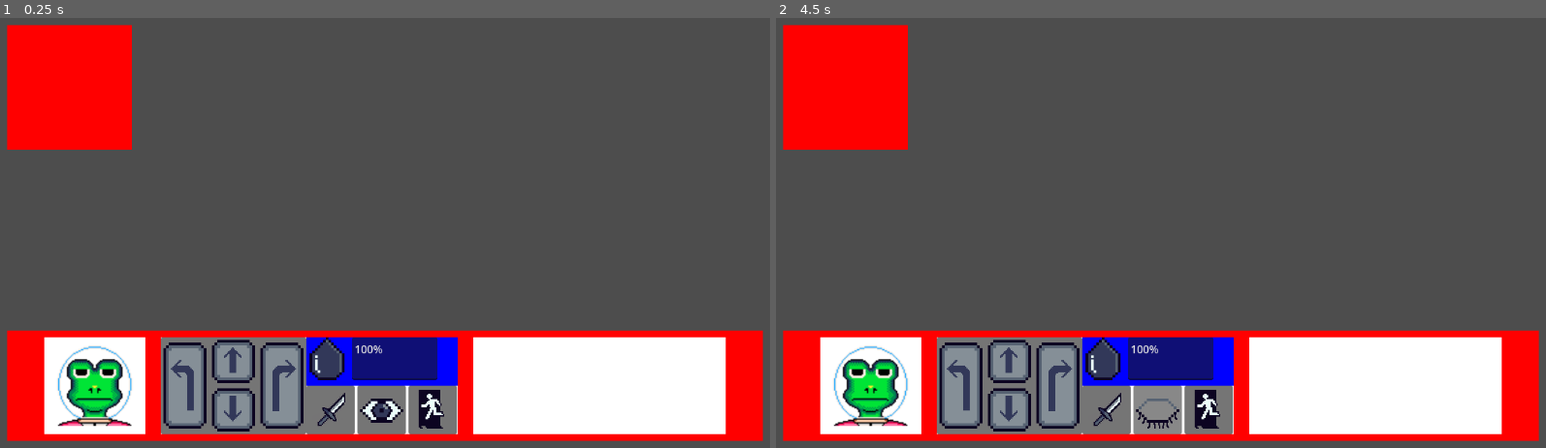
Above: before the commit, frames 1-2 (left to right).
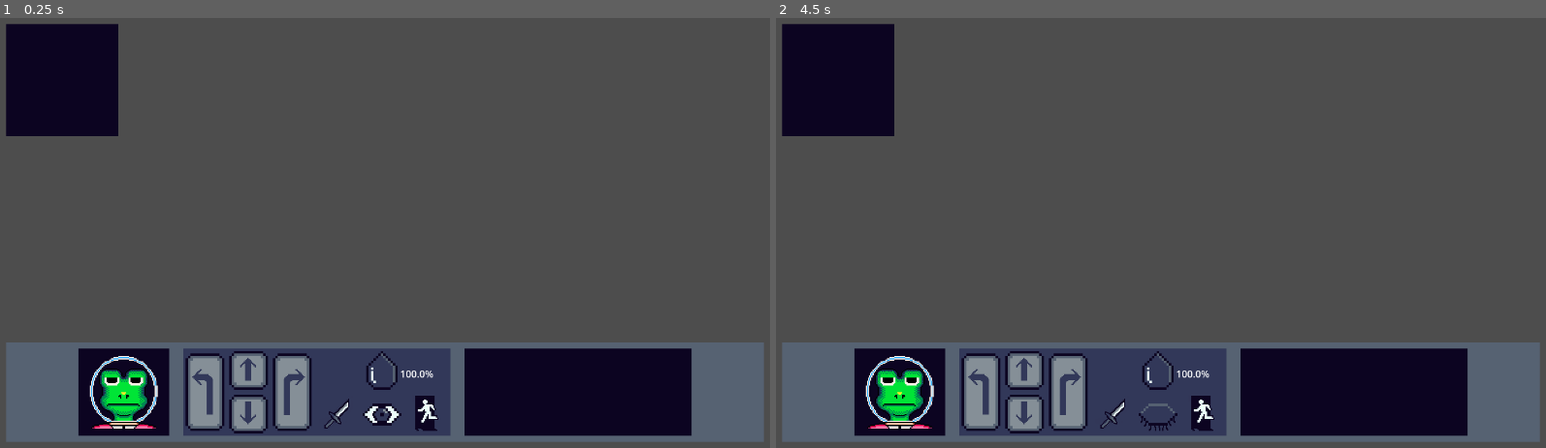
Above: after the commit, the same moments.

Repository: i-ahumada/tearless
Game: Godot game, scene res://Scenes/GameController/game_controller.tscn
The game is run twice, just before and just after one commit, with the same random seed, the same clock (stepped at 60 frames per second) and the same inputs. The project has no main scene, so this scene is started directly.
Inputs (mouse positions are in pixels of both pictures, inside the frame that each line leads up to; where the layout moved, square brackets give the same spot in the first picture):
- Up to frame 1 (0.25 s): no input
- Up to frame 2 (4.5 s): click (983, 392) [960, 387] at 0.5 s; click (1022, 370) [1007, 362] at 1.25 s; click (1022, 413) [1007, 409] at 2 s; click (1068, 392) [1060, 387] at 2.75 s; click (1114, 413) [1107, 409] at 3.5 s; click (1161, 413) [1161, 409] at 4.25 s

The runs differ from the first frame. In frame 1, 29% of the frame differs, in the area x 0-100%, y 1-99%; in frame 2, 29%.
Error after the commit: Assertion failed: ERROR: Impossible movement (res://Scripts/GameController/MapGraph/map_graph.gd:25)

Commit message:
feat: connected directions to game controller, changed HUD node type to CanvasLayer

Diff:
--- a/Maps/map_test.json
+++ b/Maps/map_test.json
@@ -63,8 +63,20 @@
 		"directions": {
 			"LEFT": "START",
 			"RIGHT": null,
+			"UP": "EXIT",
+			"DOWN": null
+		}
+	},
+	"EXIT": {
+		"id": 99,
+		"type": "NEXT_LEVEL",
+		"state": "MOVEMENT",
+		"visited": false,
+		"directions": {
+			"LEFT": null,
+			"RIGHT": null,
 			"UP": null,
-			"DOWN": null
+			"DOWN": "room_4"
 		}
 	}
 }
--- a/Scenes/GameController/game_controller.tscn
+++ b/Scenes/GameController/game_controller.tscn
@@ -11,7 +11,9 @@
 anchors_preset = 0
 anchor_right = 0.0
 anchor_bottom = 0.0
-offset_right = 1152.0
-offset_bottom = 648.0
+offset_right = 1280.0
+offset_bottom = 720.0
 grow_horizontal = 1
 grow_vertical = 1
+
+[connection signal="direction_button_clicked" from="HUD" to="." method="_on_direction_button_clicked"]
--- a/Scenes/HUD/CharacterInfo/character_info.tscn
+++ b/Scenes/HUD/CharacterInfo/character_info.tscn
@@ -1,5 +1,6 @@
 [gd_scene format=3 uid="uid://rnh2kfq67khr"]
 
+[ext_resource type="Script" uid="uid://v3k6meq4s61m" path="res://Scripts/HUD/CharacterInfo/character_info.gd" id="1_fwhei"]
 [ext_resource type="Texture2D" uid="uid://dbsgmovmc45no" path="res://Sprites/Characters/Frog/hud_frog_normal.png" id="1_l2p0j"]
 [ext_resource type="Script" uid="uid://dcsmkuqg7gtmc" path="res://Scripts/HUD/direction_button.gd" id="2_e8nk2"]
 [ext_resource type="Texture2D" uid="uid://cdqm27k87vo2b" path="res://Sprites/Buttons/left_button.png" id="2_xyrle"]
@@ -13,7 +14,6 @@
 [ext_resource type="Texture2D" uid="uid://b1lutucq8xhr2" path="res://Sprites/Life/tear.png" id="11_12jr7"]
 [ext_resource type="Texture2D" uid="uid://b6h8uqupbopo2" path="res://Sprites/Life/tear_base.png" id="11_j51ka"]
 [ext_resource type="Texture2D" uid="uid://bj8cj2pxrfxy8" path="res://Sprites/Skills/knife.png" id="12_1l4w7"]
-[ext_resource type="Script" uid="uid://cdo5cpr8uhtl4" path="res://Scripts/HUD/tears_life_text.gd" id="12_ahs3g"]
 [ext_resource type="Script" uid="uid://k23t4j82pf38" path="res://Scripts/HUD/skill_button.gd" id="13_1l4w7"]
 [ext_resource type="Texture2D" uid="uid://dck01uhk81gyf" path="res://Sprites/Skills/eye_opened.png" id="13_1lr76"]
 [ext_resource type="Script" uid="uid://b0s4qdebb2x6q" path="res://Scripts/HUD/tear_bar.gd" id="13_6wyhd"]
@@ -21,12 +21,12 @@
 [ext_resource type="Script" uid="uid://bg1i5talxfhl3" path="res://Scripts/HUD/eye_skill_button.gd" id="15_0huw1"]
 [ext_resource type="Texture2D" uid="uid://dfr8wiyurfwwr" path="res://Sprites/Skills/eye_closed.png" id="15_1lr76"]
 
-[node name="CharacterInfo" type="MarginContainer" unique_id=1581931985]
+[node name="CharacterInfo" type="MarginContainer" unique_id=1581931985 node_paths=PackedStringArray("tearComponent", "tearPercentage")]
 anchors_preset = 12
 anchor_top = 1.0
 anchor_right = 1.0
 anchor_bottom = 1.0
-offset_top = -150.0
+offset_top = -184.0
 grow_horizontal = 2
 grow_vertical = 0
 pivot_offset_ratio = Vector2(0, 1)
@@ -34,10 +34,13 @@
 theme_override_constants/margin_top = 5
 theme_override_constants/margin_right = 15
 theme_override_constants/margin_bottom = 15
+script = ExtResource("1_fwhei")
+tearComponent = NodePath("MarginContainer/HBoxContainer/SkillsAndMovement/HBoxContainer/SkillsContainer/VBoxContainer/TearsLife/TearBar")
+tearPercentage = NodePath("MarginContainer/HBoxContainer/SkillsAndMovement/HBoxContainer/SkillsContainer/VBoxContainer/TearsLife/TearBar/TearText")
 
 [node name="ColorRect" type="ColorRect" parent="." unique_id=485152673]
 layout_mode = 2
-color = Color(1, 0, 0, 1)
+color = Color(0.3372549, 0.38431373, 0.44705883, 1)
 
 [node name="MarginContainer" type="MarginContainer" parent="." unique_id=1980005865]
 layout_mode = 2
@@ -58,6 +61,7 @@
 
 [node name="ColorRect" type="ColorRect" parent="MarginContainer/HBoxContainer/CharacterPictureContainer" unique_id=1150617996]
 layout_mode = 2
+color = Color(0.047058824, 0.015686275, 0.12941177, 1)
 
 [node name="CharacterPicture" type="TextureRect" parent="MarginContainer/HBoxContainer/CharacterPictureContainer" unique_id=2077735813]
 custom_minimum_size = Vector2(0, 120)
@@ -70,9 +74,6 @@
 custom_minimum_size = Vector2(330, 0)
 layout_mode = 2
 
-[node name="ColorRect" type="ColorRect" parent="MarginContainer/HBoxContainer/SkillsAndMovement" unique_id=275904040]
-layout_mode = 2
-
 [node name="HBoxContainer" type="HBoxContainer" parent="MarginContainer/HBoxContainer/SkillsAndMovement" unique_id=1078012354]
 layout_mode = 2
 theme_override_constants/separation = 0
@@ -80,6 +81,10 @@
 [node name="MovementContainer" type="PanelContainer" parent="MarginContainer/HBoxContainer/SkillsAndMovement/HBoxContainer" unique_id=718702560]
 custom_minimum_size = Vector2(215, 0)
 layout_mode = 2
+
+[node name="ColorRect" type="ColorRect" parent="MarginContainer/HBoxContainer/SkillsAndMovement/HBoxContainer/MovementContainer" unique_id=275904040]
+layout_mode = 2
+color = Color(0.19607843, 0.21960784, 0.34901962, 1)
 
 [node name="HBoxContainer" type="HBoxContainer" parent="MarginContainer/HBoxContainer/SkillsAndMovement/HBoxContainer/MovementContainer" unique_id=1300000919]
 layout_mode = 2
@@ -144,29 +149,41 @@
 [node name="TearsLife" type="ColorRect" parent="MarginContainer/HBoxContainer/SkillsAndMovement/HBoxContainer/SkillsContainer/VBoxContainer" unique_id=905975518]
 custom_minimum_size = Vector2(0, 72)
 layout_mode = 2
-color = Color(0, 0, 1, 1)
-
-[node name="HBoxContainer" type="HBoxContainer" parent="MarginContainer/HBoxContainer/SkillsAndMovement/HBoxContainer/SkillsContainer/VBoxContainer/TearsLife" unique_id=1196274677]
-layout_mode = 0
-offset_right = 40.0
-offset_bottom = 40.0
-
-[node name="TearBar" type="TextureProgressBar" parent="MarginContainer/HBoxContainer/SkillsAndMovement/HBoxContainer/SkillsContainer/VBoxContainer/TearsLife/HBoxContainer" unique_id=1626037853]
-layout_mode = 2
+color = Color(0.19607843, 0.21960784, 0.34901962, 1)
+
+[node name="TearBar" type="TextureProgressBar" parent="MarginContainer/HBoxContainer/SkillsAndMovement/HBoxContainer/SkillsContainer/VBoxContainer/TearsLife" unique_id=1626037853]
+layout_mode = 1
+anchors_preset = 8
+anchor_left = 0.5
+anchor_top = 0.5
+anchor_right = 0.5
+anchor_bottom = 0.5
+offset_left = -32.0
+offset_top = -32.0
+offset_right = 32.0
+offset_bottom = 32.0
+grow_horizontal = 2
+grow_vertical = 2
 value = 100.0
 fill_mode = 3
 texture_under = ExtResource("11_j51ka")
 texture_progress = ExtResource("11_12jr7")
 script = ExtResource("13_6wyhd")
 
-[node name="TearLifeText" type="TextEdit" parent="MarginContainer/HBoxContainer/SkillsAndMovement/HBoxContainer/SkillsContainer/VBoxContainer/TearsLife/HBoxContainer" unique_id=363165388]
-custom_minimum_size = Vector2(127, 0)
-layout_mode = 2
-script = ExtResource("12_ahs3g")
+[node name="TearText" type="Label" parent="MarginContainer/HBoxContainer/SkillsAndMovement/HBoxContainer/SkillsContainer/VBoxContainer/TearsLife/TearBar" unique_id=2007933927]
+layout_mode = 0
+offset_left = 60.5
+offset_top = 26.0
+offset_right = 102.5
+offset_bottom = 49.0
+text = "100%"
+horizontal_alignment = 1
+vertical_alignment = 1
 
 [node name="SkillBottom" type="ColorRect" parent="MarginContainer/HBoxContainer/SkillsAndMovement/HBoxContainer/SkillsContainer/VBoxContainer" unique_id=71495343]
 custom_minimum_size = Vector2(0, 72)
 layout_mode = 2
+color = Color(0.19607843, 0.21960784, 0.34901962, 1)
 
 [node name="HBoxContainer" type="HBoxContainer" parent="MarginContainer/HBoxContainer/SkillsAndMovement/HBoxContainer/SkillsContainer/VBoxContainer/SkillBottom" unique_id=247119970]
 layout_mode = 0
@@ -176,6 +193,7 @@
 [node name="Knife" type="Button" parent="MarginContainer/HBoxContainer/SkillsAndMovement/HBoxContainer/SkillsContainer/VBoxContainer/SkillBottom/HBoxContainer" unique_id=2130701077]
 layout_mode = 2
 icon = ExtResource("12_1l4w7")
+flat = true
 script = ExtResource("13_1l4w7")
 skill = 0
 metadata/_custom_type_script = "uid://k23t4j82pf38"
@@ -183,6 +201,7 @@
 [node name="Eye" type="Button" parent="MarginContainer/HBoxContainer/SkillsAndMovement/HBoxContainer/SkillsContainer/VBoxContainer/SkillBottom/HBoxContainer" unique_id=1457983990]
 layout_mode = 2
 icon = ExtResource("13_1lr76")
+flat = true
 script = ExtResource("15_0huw1")
 opened_eye = ExtResource("13_1lr76")
 closed_eye = ExtResource("15_1lr76")
@@ -192,6 +211,7 @@
 [node name="Scape" type="Button" parent="MarginContainer/HBoxContainer/SkillsAndMovement/HBoxContainer/SkillsContainer/VBoxContainer/SkillBottom/HBoxContainer" unique_id=1758978031]
 layout_mode = 2
 icon = ExtResource("14_0huw1")
+flat = true
 script = ExtResource("13_1l4w7")
 skill = 2
 metadata/_custom_type_script = "uid://k23t4j82pf38"
@@ -202,13 +222,17 @@
 
 [node name="ColorRect" type="ColorRect" parent="MarginContainer/HBoxContainer/ItemContainer" unique_id=661725496]
 layout_mode = 2
-
+color = Color(0.047058824, 0.015686275, 0.12941177, 1)
+
+[connection signal="button_change_room" from="MarginContainer/HBoxContainer/SkillsAndMovement/HBoxContainer/MovementContainer/HBoxContainer/Left" to="." method="_on_button_change_room"]
 [connection signal="button_down" from="MarginContainer/HBoxContainer/SkillsAndMovement/HBoxContainer/MovementContainer/HBoxContainer/Left" to="MarginContainer/HBoxContainer/SkillsAndMovement/HBoxContainer/MovementContainer/HBoxContainer/Left" method="_on_button_down"]
+[connection signal="button_change_room" from="MarginContainer/HBoxContainer/SkillsAndMovement/HBoxContainer/MovementContainer/HBoxContainer/VBoxContainer/Up" to="." method="_on_button_change_room"]
 [connection signal="button_down" from="MarginContainer/HBoxContainer/SkillsAndMovement/HBoxContainer/MovementContainer/HBoxContainer/VBoxContainer/Up" to="MarginContainer/HBoxContainer/SkillsAndMovement/HBoxContainer/MovementContainer/HBoxContainer/VBoxContainer/Up" method="_on_button_down"]
+[connection signal="button_change_room" from="MarginContainer/HBoxContainer/SkillsAndMovement/HBoxContainer/MovementContainer/HBoxContainer/VBoxContainer/Down" to="." method="_on_button_change_room"]
 [connection signal="button_down" from="MarginContainer/HBoxContainer/SkillsAndMovement/HBoxContainer/MovementContainer/HBoxContainer/VBoxContainer/Down" to="MarginContainer/HBoxContainer/SkillsAndMovement/HBoxContainer/MovementContainer/HBoxContainer/VBoxContainer/Down" method="_on_button_down"]
+[connection signal="button_change_room" from="MarginContainer/HBoxContainer/SkillsAndMovement/HBoxContainer/MovementContainer/HBoxContainer/Right" to="." method="_on_button_change_room"]
 [connection signal="button_down" from="MarginContainer/HBoxContainer/SkillsAndMovement/HBoxContainer/MovementContainer/HBoxContainer/Right" to="MarginContainer/HBoxContainer/SkillsAndMovement/HBoxContainer/MovementContainer/HBoxContainer/Right" method="_on_button_down"]
-[connection signal="value_changed" from="MarginContainer/HBoxContainer/SkillsAndMovement/HBoxContainer/SkillsContainer/VBoxContainer/TearsLife/HBoxContainer/TearBar" to="MarginContainer/HBoxContainer/SkillsAndMovement/HBoxContainer/SkillsContainer/VBoxContainer/TearsLife/HBoxContainer/TearBar" method="_on_value_changed"]
-[connection signal="text_changed" from="MarginContainer/HBoxContainer/SkillsAndMovement/HBoxContainer/SkillsContainer/VBoxContainer/TearsLife/HBoxContainer/TearLifeText" to="MarginContainer/HBoxContainer/SkillsAndMovement/HBoxContainer/SkillsContainer/VBoxContainer/TearsLife/HBoxContainer/TearLifeText" method="_on_text_changed"]
+[connection signal="value_changed" from="MarginContainer/HBoxContainer/SkillsAndMovement/HBoxContainer/SkillsContainer/VBoxContainer/TearsLife/TearBar" to="MarginContainer/HBoxContainer/SkillsAndMovement/HBoxContainer/SkillsContainer/VBoxContainer/TearsLife/TearBar" method="_on_value_changed"]
 [connection signal="button_down" from="MarginContainer/HBoxContainer/SkillsAndMovement/HBoxContainer/SkillsContainer/VB …(199 unchanged characters)…
 [connection signal="button_down" from="MarginContainer/HBoxContainer/SkillsAndMovement/HBoxContainer/SkillsContainer/VB …(195 unchanged characters)…
 [connection signal="pressed" from="MarginContainer/HBoxContainer/SkillsAndMovement/HBoxContainer/SkillsContainer/VBoxCo …(187 unchanged characters)…
--- a/Scenes/HUD/MiniMap/mini_map.tscn
+++ b/Scenes/HUD/MiniMap/mini_map.tscn
@@ -1,12 +1,14 @@
 [gd_scene format=3 uid="uid://byp3rc0gqa66o"]
 
+[ext_resource type="Script" uid="uid://bdrghf81py6d2" path="res://Scenes/HUD/MiniMap/mini_map_container.gd" id="1_s3ec2"]
+
 [node name="MiniMap" type="MarginContainer" unique_id=573718819]
-custom_minimum_size = Vector2(200, 200)
-offset_right = 40.0
-offset_bottom = 40.0
+offset_right = 200.0
+offset_bottom = 200.0
 theme_override_constants/margin_left = 15
 theme_override_constants/margin_top = 15
+script = ExtResource("1_s3ec2")
 
 [node name="ColorRect" type="ColorRect" parent="." unique_id=149766274]
 layout_mode = 2
-color = Color(1, 0, 0, 1)
+color = Color(0.047058824, 0.015686275, 0.12941177, 1)
--- /dev/null
+++ b/Scenes/HUD/MiniMap/mini_map_container.gd
@@ -0,0 +1,4 @@
+extends MarginContainer
+
+func update():
+	pass
--- a/Scenes/HUD/hud.tscn
+++ b/Scenes/HUD/hud.tscn
@@ -2,19 +2,14 @@
 
 [ext_resource type="PackedScene" uid="uid://byp3rc0gqa66o" path="res://Scenes/HUD/MiniMap/mini_map.tscn" id="1_5aai8"]
 [ext_resource type="PackedScene" uid="uid://rnh2kfq67khr" path="res://Scenes/HUD/CharacterInfo/character_info.tscn" id="1_33i1w"]
+[ext_resource type="Script" uid="uid://bgtmiqs7aohej" path="res://Scripts/HUD/hud.gd" id="1_a56j6"]
 
-[node name="HUD" type="Control" unique_id=457467768]
-layout_mode = 3
-anchors_preset = 15
-anchor_right = 1.0
-anchor_bottom = 1.0
-grow_horizontal = 2
-grow_vertical = 2
+[node name="HUD" type="CanvasLayer" unique_id=105874555]
+script = ExtResource("1_a56j6")
 
 [node name="MiniMap" parent="." unique_id=573718819 instance=ExtResource("1_5aai8")]
-layout_mode = 0
-offset_right = 200.0
-offset_bottom = 200.0
+custom_minimum_size = Vector2(50, 50)
 
 [node name="CharacterInfo" parent="." unique_id=1581931985 instance=ExtResource("1_33i1w")]
-layout_mode = 1
+
+[connection signal="direction_button_clicked" from="CharacterInfo" to="." method="_on_character_info_direction_button_clicked"]
--- a/Scripts/GameController/MapGraph/map_graph.gd
+++ b/Scripts/GameController/MapGraph/map_graph.gd
@@ -17,8 +17,14 @@
 
 func move_direction(direction: GameEnums.Directions)-> void:
 	assert(current_node.node_directions[direction] != null, "ERROR: Impossible movement")
+
 	current_node = current_node.node_directions[direction]
 	current_node.visited = true
+
+func peek_next(direction: GameEnums.Directions)-> GameEnums.NodeType:
+	assert(current_node.node_directions[direction] != null, "ERROR: Impossible movement")
+
+	return current_node.node_directions[direction].type
 
 func _load_map(map_path: String)-> Dictionary:
 	if !FileAccess.file_exists(map_path):
--- a/Scripts/GameController/MapGraph/map_node.gd
+++ b/Scripts/GameController/MapGraph/map_node.gd
@@ -6,7 +6,7 @@
 var id: int = -1
 var visited: bool = false
 var state: GameEnums.NodeState
-var node_directions = {
+var node_directions: Dictionary[GameEnums.Directions,MapNode] = {
 	GameEnums.Directions.LEFT: null,
 	GameEnums.Directions.RIGHT: null,
 	GameEnums.Directions.UP: null,
--- a/Scripts/GameController/game_controller.gd
+++ b/Scripts/GameController/game_controller.gd
@@ -14,20 +14,14 @@
 
 func _ready():
 	mapGraph = MapGraph.new(starting_map_route)
-	mapGraph.move_direction(GameEnums.Directions.UP)
-	print(mapGraph.current_node.id)
-	mapGraph.move_direction(GameEnums.Directions.DOWN)
-	print(mapGraph.current_node.id)
-	mapGraph.move_direction(GameEnums.Directions.RIGHT)
-	print(mapGraph.current_node.id)
-	mapGraph.move_direction(GameEnums.Directions.LEFT)
-	print(mapGraph.current_node.id)
 
-# _on_direction_button_clicked(direction: DirectionEnum):
-	# if (current_node.peek_next(direction) == NodeType.NEXT_LEVEL):
-		# _next_level(direction)
-	# else
-		# _next_room(direction)
+func _on_direction_button_clicked(direction: GameEnums.Directions):
+	if (mapGraph.peek_next(direction) == GameEnums.NodeType.NEXT_LEVEL):
+		print("next level: ", mapGraph.current_node.id)
+		# _next_level
+	else:
+		mapGraph.move_direction(direction) # sacar cuando se implemente _next_room()
+		# _next_room()
 
 # _next_room -> avanzar en el mapa
 	# mapGraph.move_direction(direction)
@@ -46,4 +40,3 @@
 # _load_room(room_data: RoomData):
 	# avisa el cambio al RoomContainer. RoomContainer.change_room(room_data)
 	# actualiza el mapa
-	# envia de vuelta al hud para el minimapa?
--- /dev/null
+++ b/Scripts/HUD/CharacterInfo/character_info.gd
@@ -0,0 +1,17 @@
+extends MarginContainer
+
+
+signal direction_button_clicked(direction: GameEnums.Directions)
+
+@export var tearComponent: TextureProgressBar
+@export var tearPercentage: Label
+
+func _ready():
+	update_life(100.0)
+
+func update_life(percentage: float):
+	tearComponent.value = percentage
+	tearPercentage.text = str(percentage)+"%"
+
+func _on_button_change_room(direction: GameEnums.Directions):
+	direction_button_clicked.emit(direction)
--- /dev/null
+++ b/Scripts/HUD/MiniMap/mini_map.gd
@@ -0,0 +1 @@
+extends MarginContainer
--- a/Scripts/HUD/direction_button.gd
+++ b/Scripts/HUD/direction_button.gd
@@ -24,4 +24,3 @@
 func _on_button_down():
 	assert(direction != GameEnums.Directions.NONE)
 	button_change_room.emit(direction)
-	print("direction emitted: ", direction)
--- /dev/null
+++ b/Scripts/HUD/hud.gd
@@ -0,0 +1,6 @@
+extends CanvasLayer
+
+signal direction_button_clicked(direction: GameEnums.Directions)
+
+func _on_character_info_direction_button_clicked(direction):
+	direction_button_clicked.emit(direction)
--- a/Scripts/HUD/tears_life_text.gd
+++ b/Scripts/HUD/tears_life_text.gd
@@ -1,8 +1,8 @@
 extends TextEdit
 
 # Called when the node enters the scene tree for the first time.
-func _ready() -> void:
-	text = "100%"
-
-func _on_text_changed(new_percent:String) -> void:
-	text = new_percent
+# func _ready() -> void:
+# 	text = "100%"
+#
+# func _on_text_changed(new_percent:String) -> void:
+# 	text = new_percent
--- a/project.godot
+++ b/project.godot
@@ -16,6 +16,8 @@
 
 [display]
 
+window/size/viewport_width=1280
+window/size/viewport_height=720
 window/size/resizable=false
 window/size/borderless=true
 window/stretch/mode="viewport"
@@ -28,5 +30,7 @@
 
 [rendering]
 
+textures/canvas_textures/default_texture_filter=3
 rendering_device/driver.windows="d3d12"
+2d/snap/snap_2d_transforms_to_pixel=true
 textures/vsync/vsync_mode=1
Not shown, added: Scenes/HUD/MiniMap/mini_map_container.gd.uid
Not shown, added: Scripts/HUD/CharacterInfo/character_info.gd.uid
Not shown, added: Scripts/HUD/MiniMap/mini_map.gd.uid
Not shown, added: Scripts/HUD/hud.gd.uid
